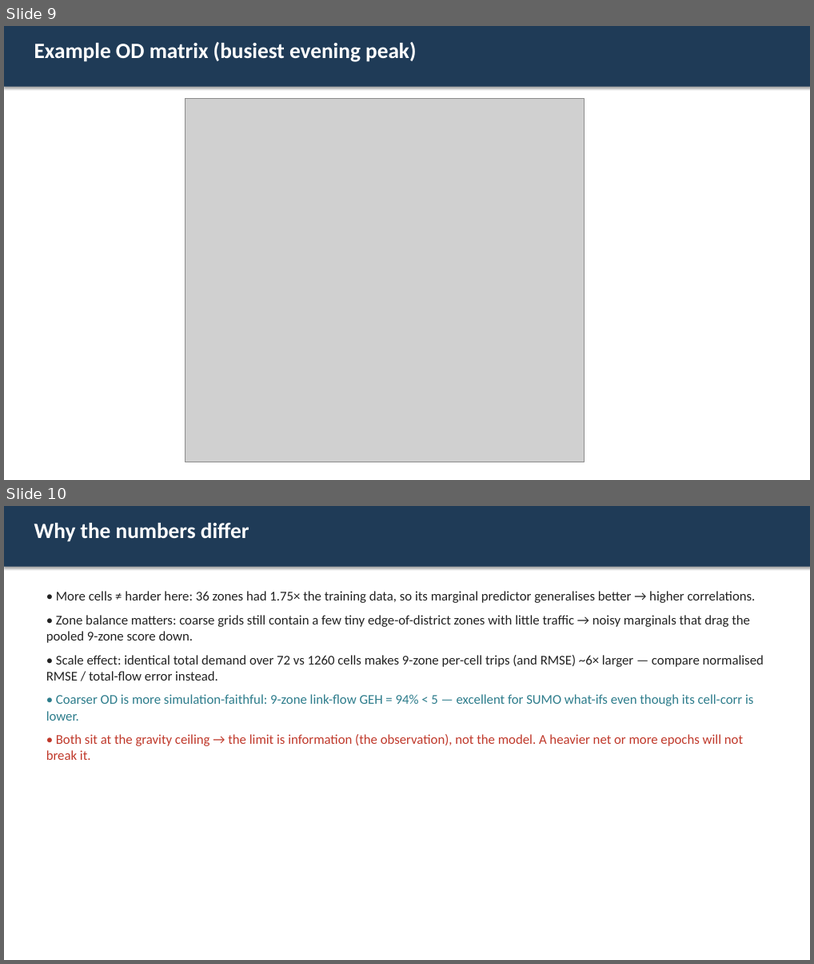
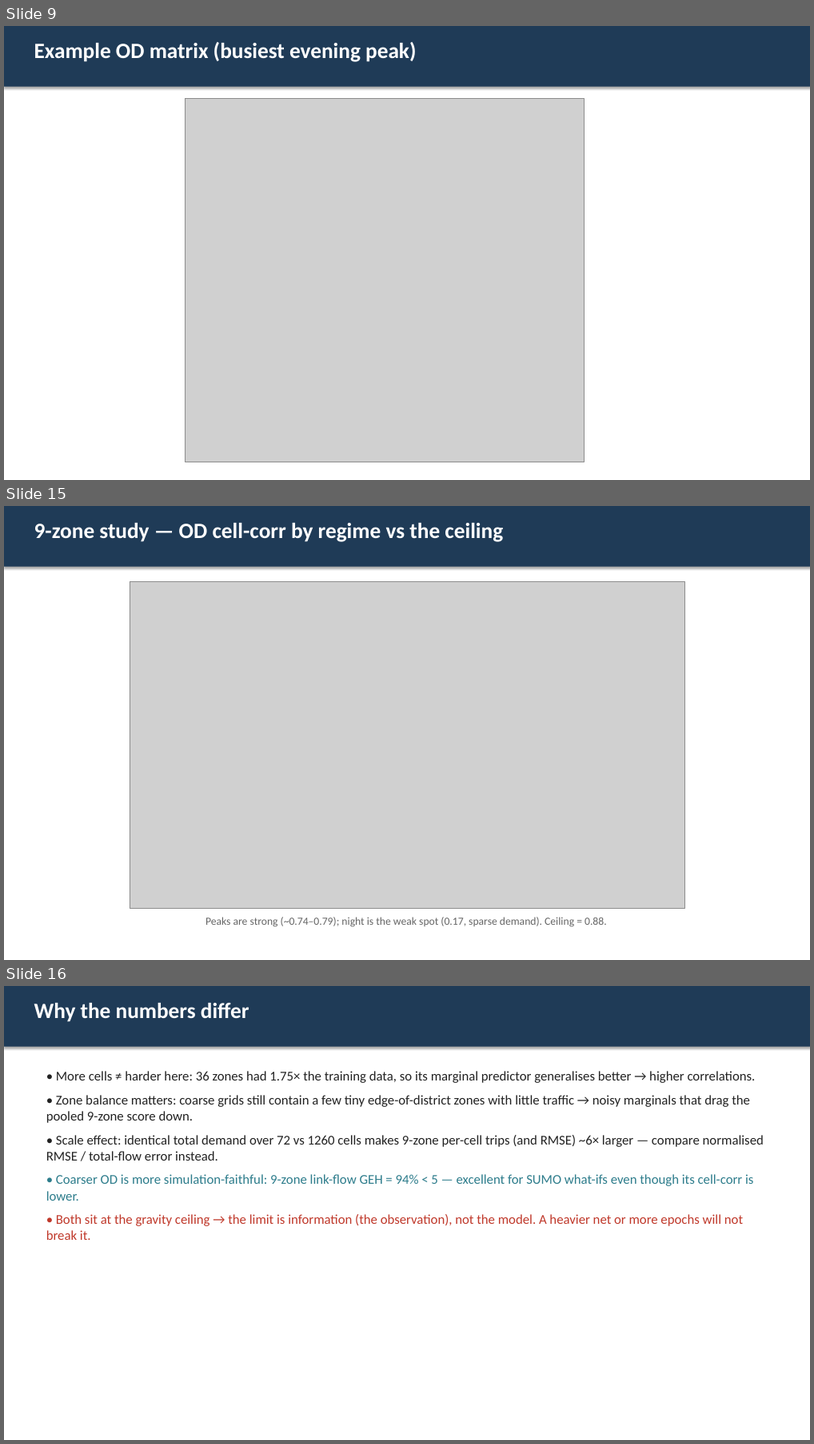
Before and after one commit to farhadi76m/OD-Matrix-Estimatios-GNN, a slide deck: slides/OD_36_vs_9_zones.pptx. Shown one above the other, each under a label of ours: slides 9 and 10 before the commit, slides 9, 15 and 16 after it; the slides between them are not shown. The pictures are 814x964 and 814x1444 pixels, drawn with LibreOffice and Linux fonts; fonts in the diff are those of the drawing; grey boxes stand for pictures. Boxes give left, top, right and bottom in pixels: in the first picture for what was removed or moved away, otherwise in the second. Text is boxed around its words. In the diff, an @@ line names an element or a change of style, - is before the commit and + after.

```diff
--- a/slides/OD_36_vs_9_zones.pptx
+++ b/slides/OD_36_vs_9_zones.pptx
@@ slide 15 added at bbox=[4, 506, 810, 960], background #FFFFFF @@
@@ rectangle added at bbox=[4, 506, 810, 567], fill #1F3B57 @@
@@ text added at bbox=[34, 523, 503, 542], 26 pt, text #FFFFFF, bold @@
+9-zone study — OD cell-corr by regime vs the ceiling
@@ picture added at bbox=[130, 582, 685, 908] @@
@@ text added at bbox=[206, 916, 607, 927], 13 pt, text #666666 @@
+Peaks are strong (~0.74–0.79); night is the weak spot (0.17, sparse demand). Ceiling = 0.88.
@@ what was slide 10 is now slide 16 @@
```
Also in this commit, not shown: 5 other slides added, 1 other file.
